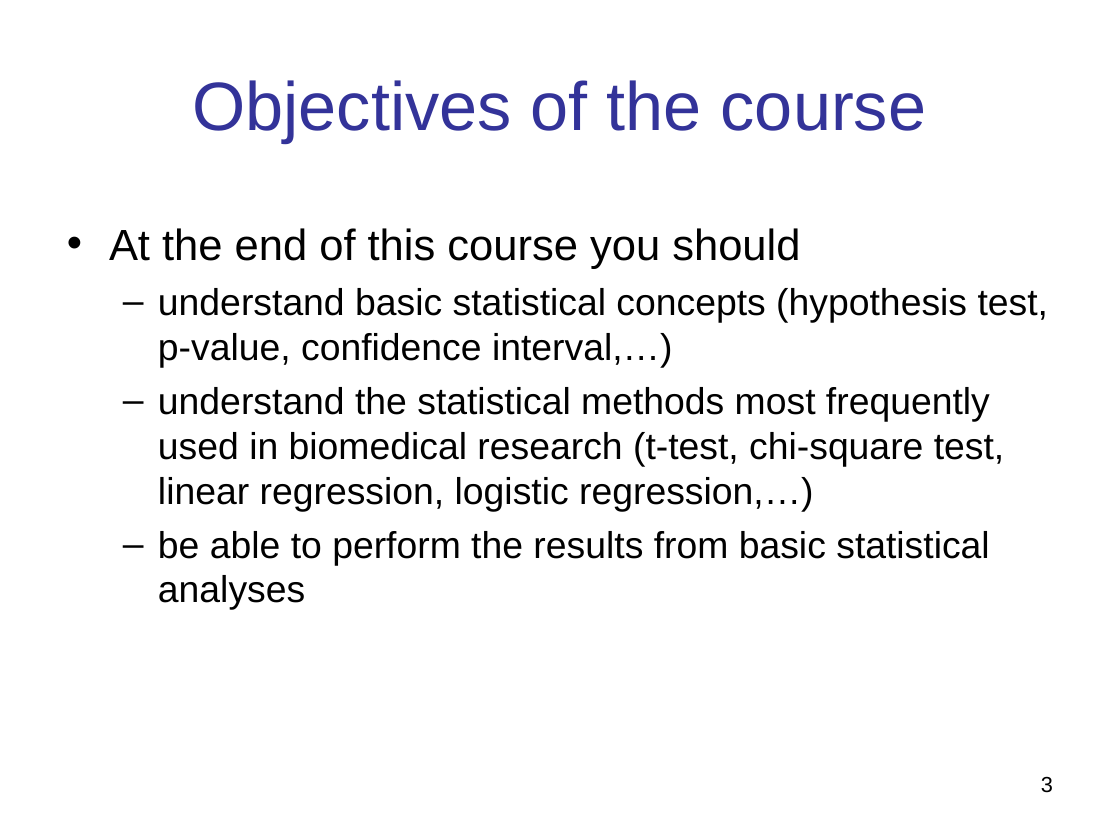
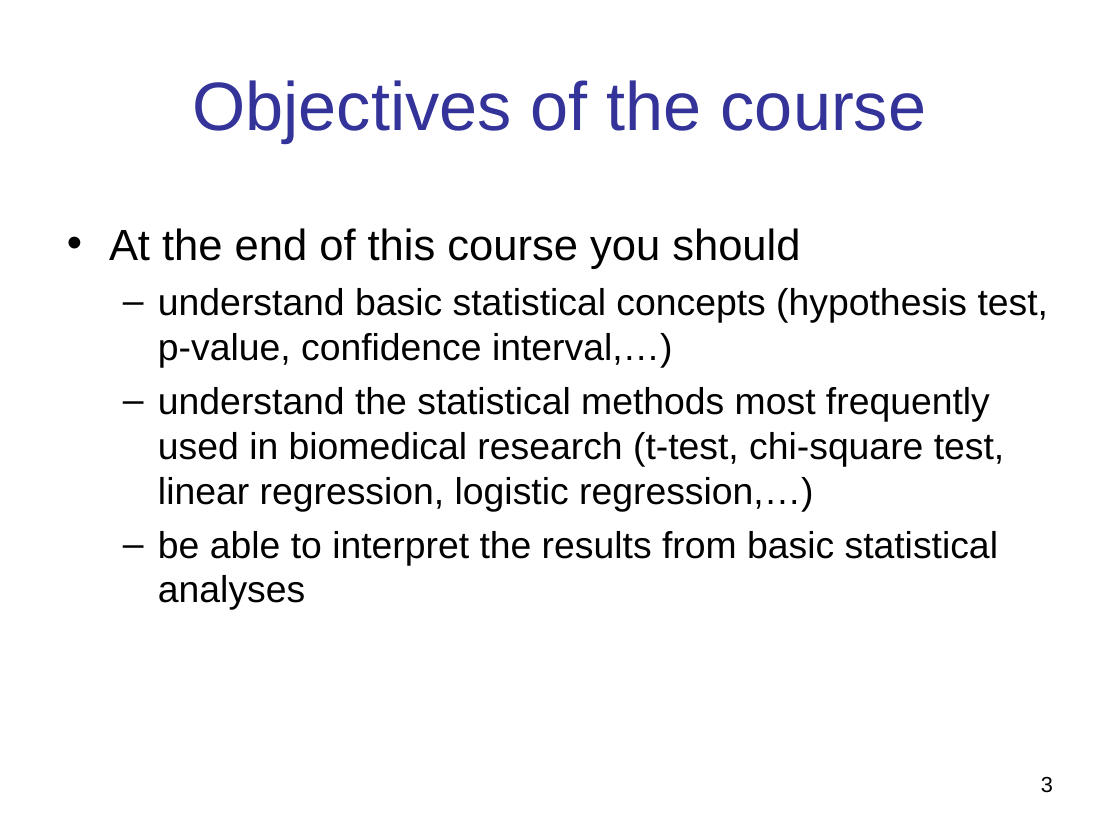
Before and after one commit to oucru-biostats/Introduction-to-Medical-Statistics, a slide deck: slide 3 of handouts/0_welcome.ppt. Drawn at 1120x840 pixels with LibreOffice and Linux fonts; fonts in the diff are those of the drawing. Boxes give left, top, right and bottom in pixels: in the first picture for what was removed or moved away, otherwise in the second. Text is boxed around its words. In the diff, an @@ line names an element or a change of style, - is before the commit and + after.

```diff
--- a/handouts/0_welcome.ppt
+++ b/handouts/0_welcome.ppt
@@ text at (158,531,998,610): text changed @@
-  – be able to perform the results from basic statistical analyses
+  – be able to interpret the results from basic statistical analyses
```
Also in this commit, not shown: 5 other files.
